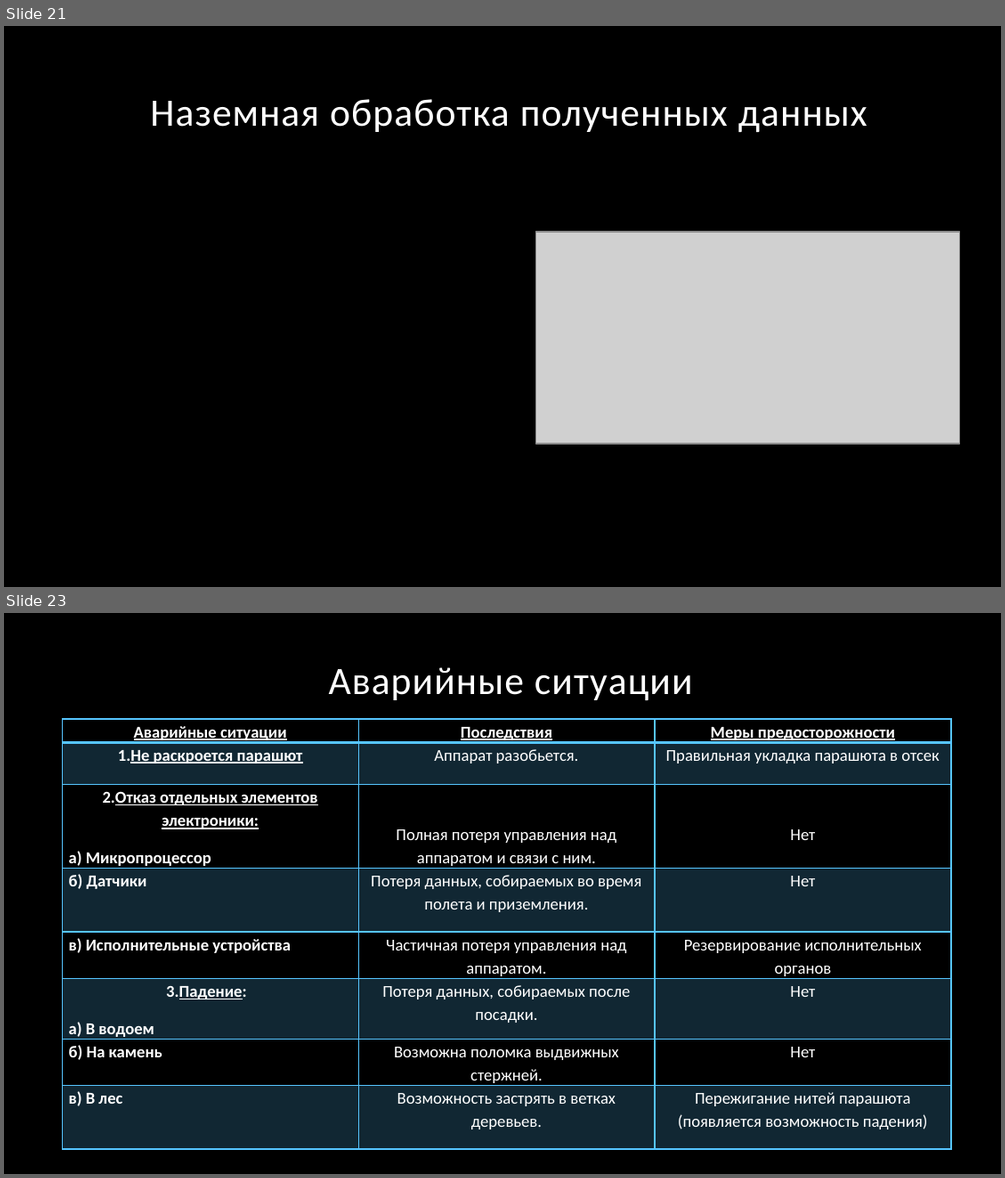
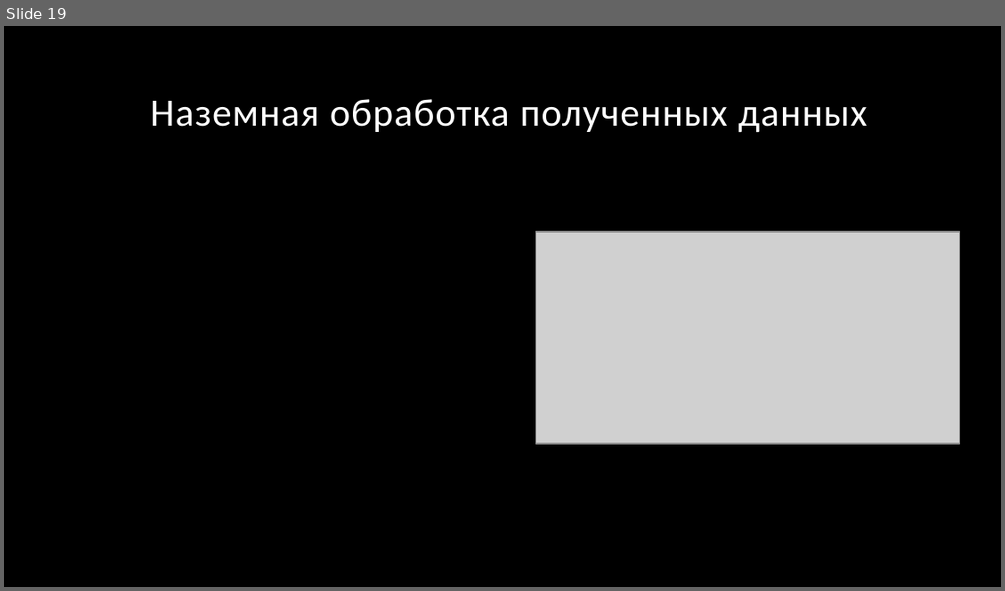
Before and after one commit to granum-space/cansat-2016, a slide deck: documents/Granum_winter-session.pptx. Shown one above the other, each under a label of ours: slides 21 and 23 before the commit, slide 19 after it; the slides between them are not shown. The pictures are 1005x1178 and 1005x591 pixels, drawn with LibreOffice and Linux fonts; fonts in the diff are those of the drawing; grey boxes stand for pictures; background and template pictures are left out. Boxes give left, top, right and bottom in pixels: in the first picture for what was removed or moved away, otherwise in the second. Text is boxed around its words. In the diff, an @@ line names an element or a change of style, - is before the commit and + after.

```diff
--- a/documents/Granum_winter-session.pptx
+++ b/documents/Granum_winter-session.pptx
@@ slide 23 removed at (4,613,1001,1174), background picture (left out) @@
@@ title removed at (329,667,693,700) @@
-Аварийные ситуации
@@ table removed at (62,719,950,1145), 8 rows, 3 columns @@
-Аварийные ситуации | Последствия | Меры предосторожности
-1.Не раскроется парашют | Аппарат разобьется. | Правильная укладка парашюта в отсек
-2.Отказ отдельных элементов электроники: / а) Микропроцессор | Полная потеря управления над аппаратом и связи с ним. | Нет
-б) Датчики | Потеря данных, собираемых во время полета и приземления. | Нет
-в) Исполнительные устройства | Частичная потеря управления над аппаратом. | Резервирование исполнительных органов
-3.Падение: / а) В водоем | Потеря данных, собираемых после посадки. | Нет
-б) На камень | Возможна поломка выдвижных стержней. | Нет
-в) В лес | Возможность застрять в ветках деревьев. | Пережигание нитей парашюта (появляется возможность падения)
@@ what was slide 21 is now slide 19 @@
```
Also in this commit, not shown: 4 slides changed, 4 slides added, 3 other slides removed.
